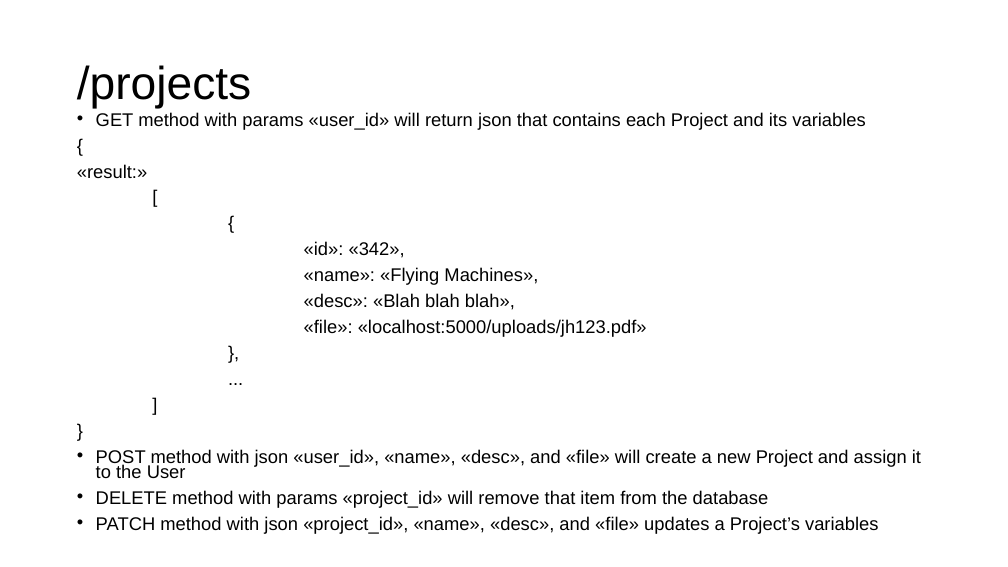
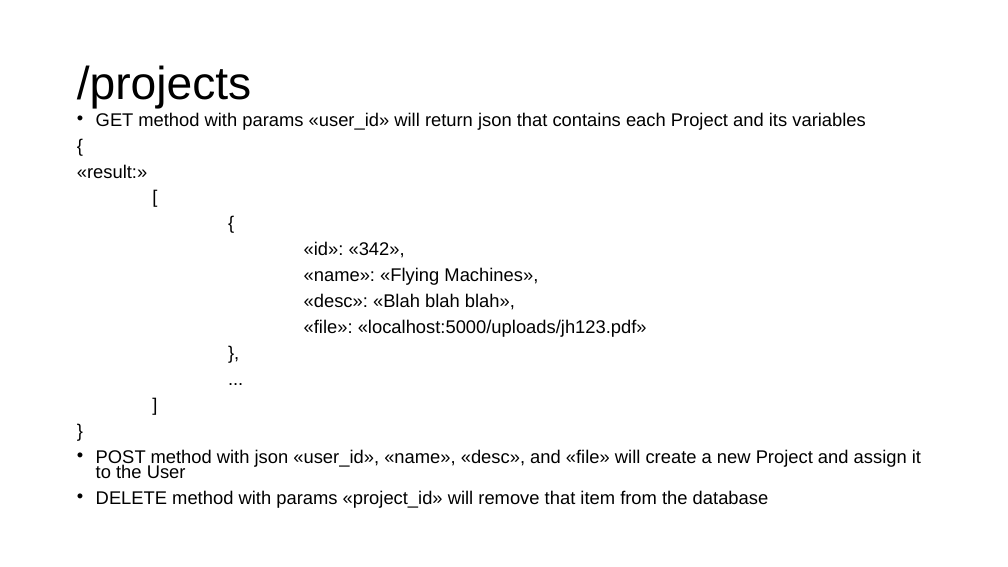
Before and after one commit to gmfk07/iu2018-backend, a slide deck: slide 27 of iu-spec-backend.pptx. Drawn at 1008x567 pixels with LibreOffice and Linux fonts; fonts in the diff are those of the drawing. Boxes give left, top, right and bottom in pixels: in the first picture for what was removed or moved away, otherwise in the second. Text is boxed around its words. In the diff, an @@ line names an element or a change of style, - is before the commit and + after.

```diff
--- a/iu-spec-backend.pptx
+++ b/iu-spec-backend.pptx
@@ text at bbox=[96, 516, 878, 534]: paragraph removed @@
-• PATCH method with json «project_id», «name», «desc», and «file» updates a Project’s variables
```
Also in this commit, not shown: 4 other files.
